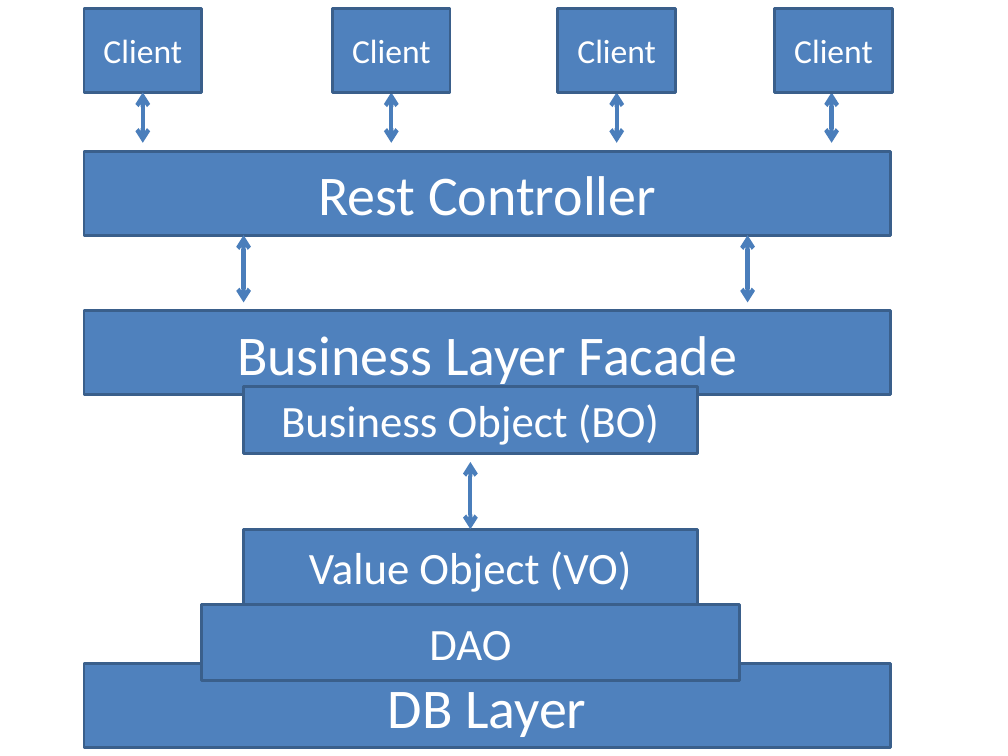
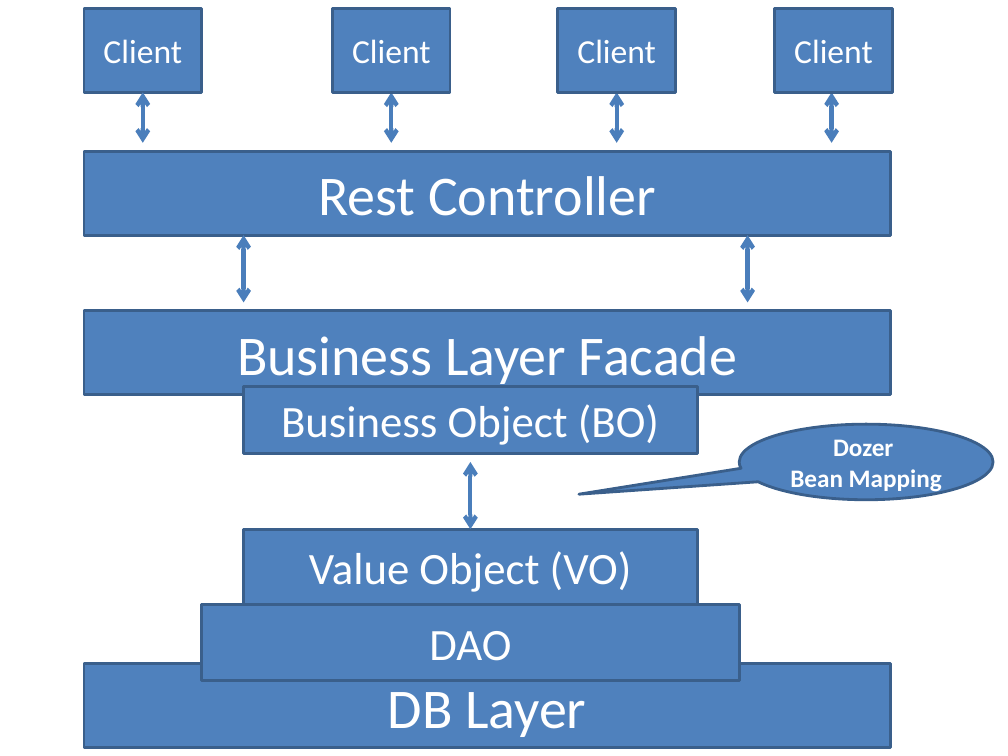
Before and after one commit to juniebonifacio/Apps, a slide deck: slide 1 of leave-calendar-service/Architecture.pptx. Drawn at 1008x756 pixels with LibreOffice and Linux fonts; fonts in the diff are those of the drawing. Boxes give left, top, right and bottom in pixels: in the first picture for what was removed or moved away, otherwise in the second. Text is boxed around its words. In the diff, an @@ line names an element or a change of style, - is before the commit and + after.

```diff
--- a/leave-calendar-service/Architecture.pptx
+++ b/leave-calendar-service/Architecture.pptx
@@ speech bubble added at [739,424,993,500], fill #4F81BD, outline #3A5F8C 2 pt, 18 pt, text #FFFFFF, bold @@
+Dozer
+Bean Mapping
```
Also in this commit, not shown: 12 other files.
